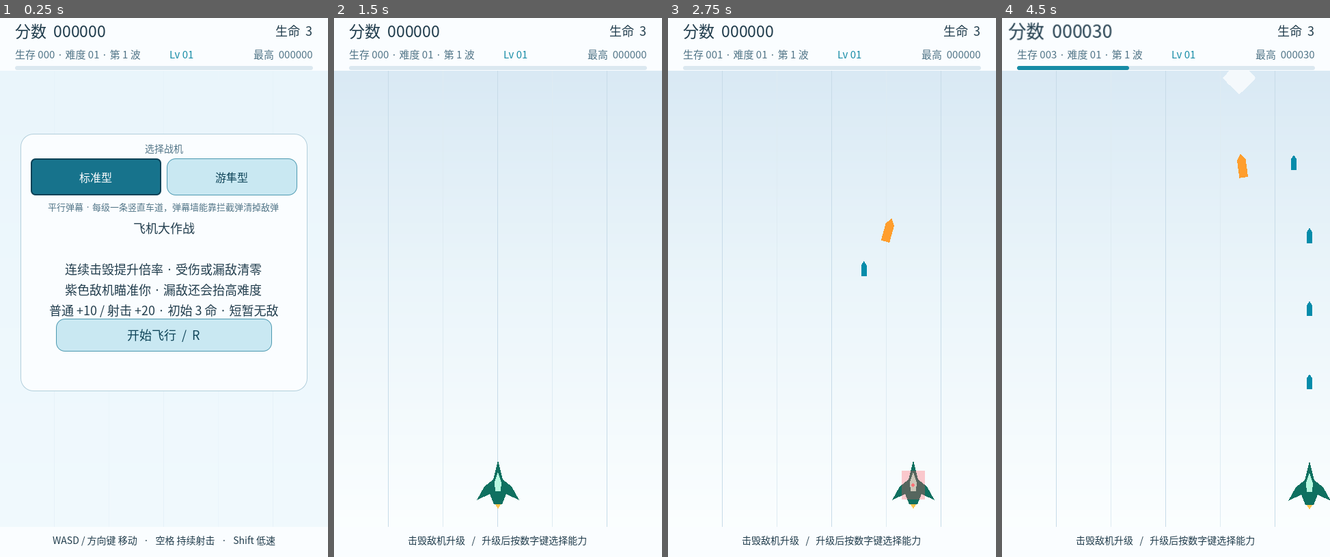
Above: before the commit, frames 1-4 (left to right).
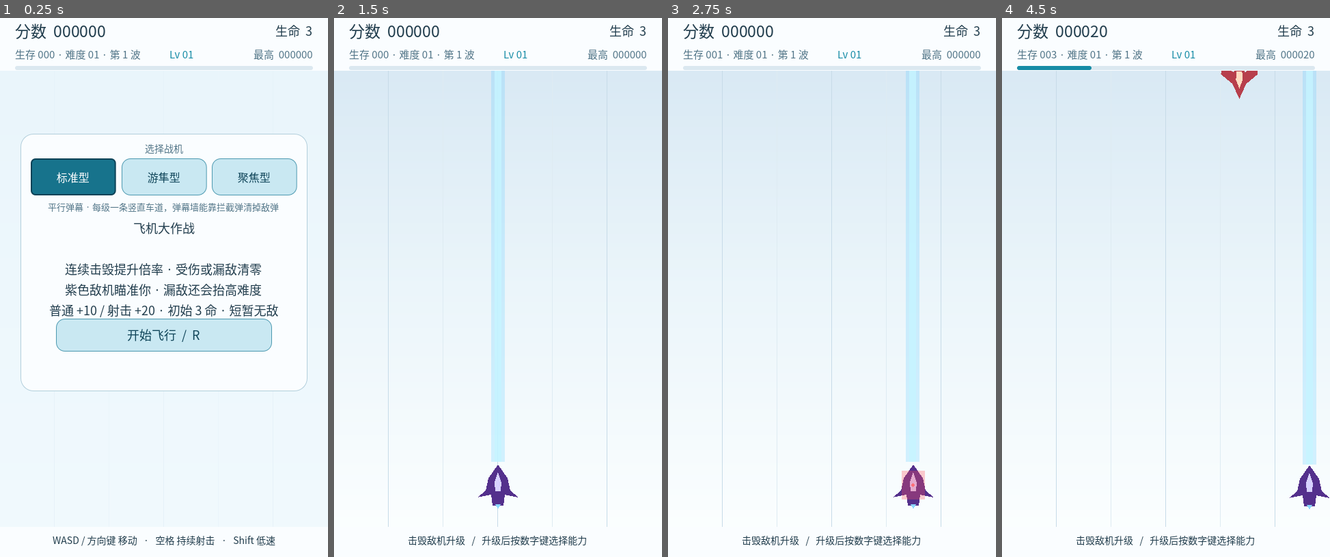
Above: after the commit, the same moments.

Repository: ixx-long/PlaneBattle
Game: Godot game, scene res://scenes/Main.tscn
Two runs of this game, one before a commit and one after it. Both use one fixed random seed, a clock stepped at 60 frames per second and the inputs below.
Inputs (mouse positions are in pixels of both pictures, inside the frame that each line leads up to):
- Up to frame 1 (0.25 s): no input
- Up to frame 2 (1.5 s): click (589, 174) at 0.5 s, where only the run after the commit has a clickable "聚焦型"; click "开始飞行 / R" at 1.25 s
- Up to frame 3 (2.75 s): tap Enter at 2 s; move the mouse to (904, 255) at 2.02 s; hold D (move_right) from 2.03 s (still down); hold Shift (focus) from 2.03 s (still down); click (904, 255) at 2.17 s; tap Space (shoot) at 2.3 s
- Up to frame 4 (4.5 s): move the mouse to (1100, 309) at 2.77 s; release D (move_right) at 2.78 s; release Shift (focus) at 2.78 s; hold S (move_down) 2.78-3.53 s; tap Space (shoot) at 2.85 s; tap Shift (focus) at 3.05 s; move the mouse to (1198, 163) at 3.52 s; hold D (move_right) 3.53-4.28 s; hold Space (shoot) 3.53-4.28 s; tap 1 (choice_1) at 3.6 s; move the mouse to (1149, 395) at 4.27 s; hold W (move_up) from 4.28 s (still down); tap 2 (choice_2) at 4.35 s; click (1149, 395) at 4.42 s

The runs differ from the first frame. In frame 1, 1.7% of the frame differs, in the area x 17-91%, y 26-33%; in frame 2, 3.1%; in frame 3, 3.4%; in frame 4, 4.3%, in the area x 2-100%, y 0-92%.

Commit message:
第三台战机（聚焦型）贯穿光束 + 逐台量过的威胁基准
光束不是子弹：一条持续存在的竖直光柱，敌机一进柱就在下一次结算时被击毁（没有飞行时间），代价是每条只有 10 像素宽。它没有子弹，所以输出改由「车道数 ÷ 结算间隔」折算进 Boss 血量公式；车道偏移与子弹共用 _lane_offsets()，因此多发/侧翼炮在两台战机上含义一致。三种「死选项」分别被映射或挡掉：弹速强化→充能更快、拦截弹→光柱击落柱内敌弹、穿透弹→不再提供（带对照断言）。

修掉两个我自己引入、而断言全绿的缺陷：光柱是开局就在屏幕上的持续实体，而弹速强化/拦截弹是局中才拿到的，原先这两个值只在创建时写一次，升级之后屏幕上的光柱仍按旧节奏结算、仍不拦敌弹——玩家会认为升级没生效。现在两者每帧同步，断言改为针对「已经存在的那根光柱」。顺带把亮芯宽度改成等于真实判定宽度（原先只有一半，与判定不符）。

测试：光束 17 条回归断言（smoke 455/455）；VisualTest 增加贯穿光束截图，共九张；威胁基准三台全部达标（门槛 12 发/秒）：标准型 20.33、聚焦型 17.17、游隼型 13.67。

基准自身也修掉一处流程依赖：战机是写进存档的持久设置，威胁基准跑完会停在聚焦型，于是后跑的浸泡基准第一次报出「残留 Actors=11」——11 正好等于满配光柱条数，而光柱在 PLAYING 下会被 _sync_beams 重新建出来。两条基准现在都显式钉住标准型，并各带一条「量的是子弹系满配」的守卫断言。

文档、README 与交付物同步到三台战机（新增 5.9 节 Beam 场景、碰撞层表与排错表各补行、九张截图画廊）。七个验证模式全绿；交付 ZIP 在干净目录重新导入并跑通 455 项断言。

Diff:
--- /dev/null
+++ b/outputs/PlaneBattle/scenes/Beam.tscn
@@ -0,0 +1,25 @@
+[gd_scene load_steps=3 format=3]
+
+[ext_resource type="Script" path="res://scripts/Beam.gd" id="1"]
+
+[sub_resource type="RectangleShape2D" id="BeamShape"]
+size = Vector2(10, 200)
+
+[node name="Beam" type="Area2D"]
+collision_layer = 0
+collision_mask = 10
+script = ExtResource("1")
+
+[node name="Visual" type="Node2D" parent="."]
+
+[node name="Glow" type="Polygon2D" parent="Visual"]
+polygon = PackedVector2Array(-10, -200, 10, -200, 10, 0, -10, 0)
+color = Color(0.3, 0.78, 1, 0.22)
+
+[node name="Core" type="Polygon2D" parent="Visual"]
+polygon = PackedVector2Array(-5, -200, 5, -200, 5, 0, -5, 0)
+color = Color(0.78, 0.96, 1, 0.85)
+
+[node name="CollisionShape2D" type="CollisionShape2D" parent="."]
+position = Vector2(0, -100)
+shape = SubResource("BeamShape")
--- /dev/null
+++ b/outputs/PlaneBattle/scripts/Beam.gd
@@ -0,0 +1,77 @@
+extends Area2D
+## 聚焦型的光束：一条持续存在、竖直向上的致命光柱。
+##
+## 它**不是子弹**：没有飞行时间，敌机一进入这条竖线，就会在下一次结算时被击毁——
+## 这是它与标准型最本质的区别（标准型的子弹要飞 0.5~1 秒才到，敌机早就移开了）。
+## 代价是覆盖：每条光柱只有 `beam_width` 像素宽。
+##
+## 几何与伤害都从尺寸推导，视觉、碰撞、结算共用同一组数字，不会三处各写一份。
+
+## 伤害结算间隔。普通敌机 1 点血、一次结算即毁；对多血 Boss 它等价于
+## “每秒伤害 = 1 / tick_interval”，所以这个值会直接进 `Main.player_dps_proxy()`。
+@export var tick_interval: float = 0.08
+## 光柱宽度与长度（长度由 Main 按战斗区顶边算出，光柱不会伸到顶部信息栏后面）。
+@export var beam_width: float = 10.0
+@export var beam_length: float = 600.0
+## 是否拦截敌弹。与子弹的“拦截弹”是同一个能力在这台战机上的表现形式。
+@export var intercepts: bool = true
+
+var _cooldown: float = 0.0
+
+func _ready() -> void:
+	add_to_group("player_beam")
+	_apply_geometry()
+
+func refresh(new_width: float, new_length: float, new_interval: float, new_intercepts: bool) -> void:
+	# 每帧由 Main 送来的是**一整套运行参数**：尺寸、结算间隔、是否拦截。
+	#
+	# 结算间隔与拦截标志必须每帧同步，不能只在创建时设一次：玩家是**在局中**拿到
+	# “弹速强化 / 拦截弹”的，而光柱是开局就存在并一直存在的。只认创建时那份值的话，
+	# 升级之后屏幕上的光柱会继续按旧节奏结算、继续不拦敌弹——玩家会认为升级没生效。
+	# 这与“参数必须有唯一来源”是同一条纪律：值只有一处写，就不会分叉。
+	tick_interval = maxf(new_interval, 0.01)
+	intercepts = new_intercepts
+	# 尺寸只在真的变了才重建多边形与形状——
+	# 每帧重建碰撞形状会白白制造对象，也会在物理回调期间改动碰撞世界。
+	if is_equal_approx(new_width, beam_width) and is_equal_approx(new_length, beam_length):
+		return
+	beam_width = maxf(new_width, 1.0)
+	beam_length = maxf(new_length, 1.0)
+	_apply_geometry()
+
+func _apply_geometry() -> void:
+	# **亮芯的宽度就是真实判定宽度**（碰撞形状同样是 beam_width），外面那圈更宽的
+	# 半透明光是纯装饰。这条与 Player 的判定提示是同一条纪律：看得见的"实体"必须
+	# 等于真正会造成伤害的范围，否则玩家会照着一条错误的宽度去瞄。
+	var half_width: float = beam_width * 0.5
+	($Visual/Glow as Polygon2D).polygon = PackedVector2Array([
+		Vector2(-half_width * 2.0, -beam_length), Vector2(half_width * 2.0, -beam_length),
+		Vector2(half_width * 2.0, 0.0), Vector2(-half_width * 2.0, 0.0),
+	])
+	($Visual/Core as Polygon2D).polygon = PackedVector2Array([
+		Vector2(-half_width, -beam_length), Vector2(half_width, -beam_length),
+		Vector2(half_width, 0.0), Vector2(-half_width, 0.0),
+	])
+	var shape := RectangleShape2D.new()
+	shape.size = Vector2(beam_width, beam_length)
+	var collider: CollisionShape2D = $CollisionShape2D
+	collider.shape = shape
+	collider.position = Vector2(0.0, -beam_length * 0.5)
+
+func _physics_process(delta: float) -> void:
+	_cooldown -= delta
+	if _cooldown > 0.0:
+		return
+	_cooldown = maxf(tick_interval, 0.01)
+	_strike()
+
+func _strike() -> void:
+	# 轮询重叠而不是靠 area_entered：光柱是**持续存在**的，敌机可能一直待在柱内，
+	# 而 area_entered 只会在进入的那一刻触发一次。伤害本来就该按固定节奏结算。
+	for area in get_overlapping_areas():
+		if not is_instance_valid(area) or area.is_queued_for_deletion():
+			continue
+		if area.is_in_group("enemy") and area.has_method("take_hit"):
+			area.take_hit()
+		elif intercepts and area.is_in_group("enemy_bullet") and area.has_method("intercept"):
+			area.intercept()
--- a/outputs/PlaneBattle/scripts/Main.gd
+++ b/outputs/PlaneBattle/scripts/Main.gd
@@ -8,6 +8,7 @@
 const ENEMY_BULLET_SCENE: PackedScene = preload("res://scenes/EnemyBullet.tscn")
 const EXPLOSION_SCENE: PackedScene = preload("res://scenes/Explosion.tscn")
 const BOSS_SCENE: PackedScene = preload("res://scenes/Boss.tscn")
+const BEAM_SCENE: PackedScene = preload("res://scenes/Beam.tscn")
 ## 波次/难度参数表的脚本。项目约定不写 class_name，所以用 preload 拿脚本再 new()，
 ## 作为 .tres 漏配时的兜底——tuning 为 null 时整局会直接崩在第一次生成敌机上。
 const WAVE_TUNING_SCRIPT: GDScript = preload("res://scripts/WaveTuning.gd")
@@ -43,6 +44,8 @@
 const SETTINGS_MUSIC: String = "music_percent"
 const SETTINGS_SFX: String = "sfx_percent"
 const SETTINGS_SHIP: String = "ship"
+## 光束战机的持续音效间隔。射击键每秒触发 6 次以上，照搬会把背景音乐盖掉。
+const BEAM_HUM_INTERVAL: float = 0.45
 
 ## 升级时的基础选项数；“幸运补给”每层再多给 1 个。
 const BASE_OFFERS: int = 4
@@ -93,6 +96,9 @@
 		"seeker_speed_scale": 1.0,
 		"seeker_turn_rate": 0.0,
 		"seeker_lock_range": 0.0,
+		"beam": false,
+		"beam_width": 0.0,
+		"beam_tick_interval": 0.0,
 		"hull": [Vector2(0, -32), Vector2(10, -7), Vector2(27, 13), Vector2(27, 21), Vector2(8, 15),
 			Vector2(7, 28), Vector2(-7, 28), Vector2(-8, 15), Vector2(-27, 21), Vector2(-27, 13), Vector2(-10, -7)],
 		"hull_color": Color(0.04, 0.42, 0.55, 1),
@@ -120,11 +126,35 @@
 		"seeker_speed_scale": 0.7,
 		"seeker_turn_rate": 6.0,
 		"seeker_lock_range": 900.0,
+		"beam": false,
+		"beam_width": 0.0,
+		"beam_tick_interval": 0.0,
 		"hull": [Vector2(0, -36), Vector2(7, -8), Vector2(20, 2), Vector2(31, 22), Vector2(12, 13),
 			Vector2(6, 28), Vector2(-6, 28), Vector2(-12, 13), Vector2(-31, 22), Vector2(-20, 2), Vector2(-7, -8)],
 		"hull_color": Color(0.06, 0.44, 0.38, 1),
 		"cockpit_color": Color(0.72, 0.98, 0.88, 1),
 		"engine_color": Color(1, 0.78, 0.32, 1),
+	},
+	{
+		"id": "focus",
+		"name": "聚焦型",
+		"detail": "贯穿光束 · 出膛即中，敌机进入光柱就毁；代价是覆盖窄",
+		# 光束**不是子弹**：没有飞行时间，敌机一进入这条竖线就在下一次结算时被击毁。
+		# 代价是覆盖——每条光柱只有 beam_width 像素宽。
+		"beam": true,
+		# **beam_width 是这台战机的平衡支点**，改它必须重跑威胁基准：
+		# 光柱越宽，被瞬间清掉的敌机越多，敌方弹幕就越少。
+		"beam_width": 10.0,
+		"beam_tick_interval": 0.08,
+		"seeker_interval": 0.0,
+		"seeker_speed_scale": 1.0,
+		"seeker_turn_rate": 0.0,
+		"seeker_lock_range": 0.0,
+		"hull": [Vector2(0, -30), Vector2(14, -10), Vector2(18, 8), Vector2(30, 18), Vector2(10, 14),
+			Vector2(8, 30), Vector2(-8, 30), Vector2(-10, 14), Vector2(-30, 18), Vector2(-18, 8), Vector2(-14, -10)],
+		"hull_color": Color(0.33, 0.19, 0.55, 1),
+		"cockpit_color": Color(0.85, 0.82, 1, 1),
+		"engine_color": Color(0.55, 0.85, 1, 1),
 	},
 ]
 
@@ -250,6 +280,11 @@
 ## 追踪导弹的发射冷却。用累加器而不是 Timer：它的周期完全由当前战机的数据决定，
 ## 换战机时不必去 reschedule 一个节点，也不会在换局时留下未触发的回调。
 var _seeker_cooldown: float = 0.0
+## 光束战机的持续音效节奏计数（见 BEAM_HUM_INTERVAL）。
+var _beam_hum_left: float = 0.0
+## 当前战机在场上的光束。与 bullets 不同，光束是**常驻节点**而不是每次射击生成，
+## 所以 Main 持有一个数组、按车道数增减（见 _sync_beams）。
+var beams: Array[Area2D] = []
 
 func _ready() -> void:
 	# tuning 是 Resource 类型（项目约定不写 class_name，没法标成具体类型），所以
@@ -331,10 +366,14 @@
 	# “每秒能打出多少发”就是玩家当前的输出强度：本作所有敌机都是一发击毁，
 	# 所以伤害与弹幕密度完全等价，不需要另算伤害公式。
 	#
-	# 战机在这里**不需要额外折算**：追踪弹仍然是"每发子弹 × 每秒发数"，只是弹道会拐弯，
-	# 因此 Boss 血量自动就是对的。将来加光束这类"没有子弹"的武器时才必须在这里补一项，
-	# 否则 Boss 会按一个偏低的输出算血量、死得比 boss_target_seconds 快得多。
-	var per_shot: float = float(_bullet_count + _wing_pairs * 2)
+	# 追踪导弹**不需要额外折算**：它仍然是"每发子弹 × 每秒发数"，只是弹道会拐弯，
+	# 因此 Boss 血量自动就是对的。
+	#
+	# 光束**必须**在这里折算，否则 Boss 会按一个偏低的输出算血量、死得比
+	# boss_target_seconds 快得多：它没有子弹，输出 = 光柱条数 × 每秒结算次数。
+	if ship_uses_beam():
+		return float(lane_count()) / maxf(beam_tick_interval(), 0.01)
+	var per_shot: float = float(lane_count())
 	return per_shot / maxf(player.shoot_cooldown, 0.01)
 
 func current_ship() -> Dictionary:
@@ -354,6 +393,69 @@
 
 func ship_has_seekers() -> bool:
 	return float(current_ship().get("seeker_interval", 0.0)) > 0.0
+
+func ship_uses_beam() -> bool:
+	return bool(current_ship().get("beam", false))
+
+func beam_tick_interval() -> float:
+	# “弹速强化”在光束战机上映射为**充能更快**：缩短结算间隔 = 提高每秒伤害
+	# （普通敌机一次结算即毁，所以只有对 Boss 才有意义）。这样它在这台战机上仍是
+	# 一个有效选项，而不是一个选了没变化的死选项。
+	return maxf(
+		0.03,
+		float(current_ship().get("beam_tick_interval", 0.08)) - 0.008 * float(_stacks_of("velocity"))
+	)
+
+func lane_count() -> int:
+	# 车道数：子弹与光束共用同一个口径，所以两台战机的“多发/侧翼炮”含义完全一致。
+	return _bullet_count + _wing_pairs * 2
+
+func _lane_offsets() -> Array[float]:
+	# 车道水平偏移的**唯一来源**：子弹与光束都从这里取，避免两处各写一份然后悄悄分叉。
+	# _bullet_count 为 1 且没有侧翼炮时偏移为 0，与最早的单发行为完全一致。
+	var offsets: Array[float] = []
+	var center: float = float(_bullet_count - 1) * 0.5
+	for index in range(_bullet_count):
+		offsets.append((float(index) - center) * bullet_spacing)
+	var outermost: float = center * bullet_spacing
+	for pair in range(_wing_pairs):
+		var gap: float = outermost + wing_spacing * float(pair + 1)
+		offsets.append(-gap)
+		offsets.append(gap)
+	offsets.sort()
+	return offsets
+
+func _sync_beams() -> void:
+	# 光束的条数与水平位置**照抄子弹车道的算法**，这样两台战机的升级含义一致，
+	# 平衡对比也干净：差别只在“瞬间命中”与“覆盖宽窄”，而不在车道布局。
+	var wanted: int = lane_count() if (ship_uses_beam() and state == GameState.PLAYING) else 0
+	while beams.size() > wanted:
+		var extra = beams.pop_back()
+		if is_instance_valid(extra):
+			extra.queue_free()
+	var width_now: float = float(current_ship().get("beam_width", 10.0))
+	while beams.size() < wanted:
+		var beam = BEAM_SCENE.instantiate()
+		# 只预置宽度：_ready() 会立刻用它建出多边形与碰撞形状，预置晚了第一帧形状就是错的。
+		# 结算间隔与拦截标志不在这里写，交给下面统一的 refresh——同一个参数两处各写一份
+		# 正是“只对新光柱生效”那类 bug 的温床。
+		beam.beam_width = width_now
+		actors.add_child(beam)
+		beams.append(beam)
+	if beams.is_empty():
+		return
+	var offsets_now: Array[float] = _lane_offsets()
+	var muzzle_y: float = player.global_position.y - 34.0
+	var length_now: float = maxf(muzzle_y - play_area_top, 1.0)
+	var interval_now: float = beam_tick_interval()
+	for index in range(beams.size()):
+		var beam = beams[index]
+		if not is_instance_valid(beam):
+			continue
+		beam.global_position = Vector2(player.global_position.x + offsets_now[index], muzzle_y)
+		# 尺寸、结算间隔、拦截标志都在这里同步：玩家是在**局中**拿到“弹速强化 / 拦截弹”的，
+		# 屏幕上的光柱必须立刻换节奏、立刻开始拦敌弹，否则升级看起来没生效。
+		beam.refresh(width_now, length_now, interval_now, _bullet_intercepts)
 
 func set_ship(id: String) -> bool:
 	# 返回是否真的换成了：存档与测试都需要知道"这个 id 认不认"。
@@ -473,6 +575,7 @@
 		return
 	_update_target_marker()
 	_update_seeker_launcher(delta)
+	_sync_beams()
 
 func _unhandled_input(event: InputEvent) -> void:
 	if event.is_action_pressed("restart") and not event.is_echo():
@@ -860,6 +963,15 @@
 	burst.global_position = at
 
 func _on_player_shoot_requested(origin: Vector2) -> void:
+	if ship_uses_beam():
+		# 光束战机不生成子弹：输出由持续存在的光柱承担（见 _sync_beams）。
+		# 音效按低得多的节奏播放——射击键每秒触发 6 次以上，照搬会把背景音乐盖掉，
+		# 而"持续光束"本来也不该是一串短促的点射声。
+		_beam_hum_left -= 1.0 / maxf(player.shoot_cooldown, 0.01)
+		if _beam_hum_left <= 0.0:
+			_beam_hum_left = BEAM_HUM_INTERVAL
+			_play_sfx(SFX_SHOOT)
+		return
 	# 音效在请求处就播，跟子弹一样延迟生成会让声音比画面晚一拍。
 	_play_sfx(SFX_SHOOT)
 	# 统一延迟添加物理对象，规避 flushing queries 时更改碰撞世界。
@@ -868,16 +980,9 @@
 func _create_player_bullet(origin: Vector2, ticket: int) -> void:
 	if state != GameState.PLAYING or ticket != run_id:
 		return
-	# 主射：全部竖直向上，只按水平间距排成平行弹道；_bullet_count 为 1 时偏移为 0，与单发完全一致。
-	var center: float = float(_bullet_count - 1) * 0.5
-	for index in range(_bullet_count):
-		_spawn_player_bullet(origin + Vector2((float(index) - center) * bullet_spacing, 0.0))
-	# 侧翼炮：接着主弹幕的最外侧继续向外排，因此任何层数组合都是一条互不重叠的平行弹幕。
-	var outermost: float = center * bullet_spacing
-	for pair in range(_wing_pairs):
-		var gap: float = outermost + wing_spacing * float(pair + 1)
-		_spawn_player_bullet(origin + Vector2(-gap, 0.0))
-		_spawn_player_bullet(origin + Vector2(gap, 0.0))
+	# 车道偏移取自 _lane_offsets()：光束用的是同一份，两台战机的车道布局因此逐值一致。
+	for offset in _lane_offsets():
+		_spawn_player_bullet(origin + Vector2(offset, 0.0))
 
 func _spawn_player_bullet(at: Vector2) -> void:
 	var bullet = PLAYER_BULLET_SCENE.instantiate()
@@ -889,7 +994,6 @@
 	# （见 _spawn_seeker）。把追踪做进主弹幕会让满配每秒 13.5 次射击全部命中，
 	# 敌方弹幕会被打到 0。
 	bullet.homing = false
-	bullet.speed = _bullet_speed
 	# direction 保持默认的正上方，弹道竖直，所以图形旋转量恒为 0。
 	# 弹体增幅：直接缩放节点，碰撞形状与图形一起变大，因此“更好命中”是真的生效。
 	bullet.scale = Vector2.ONE * _bullet_scale
@@ -916,9 +1020,11 @@
 		if entity.has_method("deactivate"):
 			entity.deactivate()
 		entity.queue_free()
-	# Boss 也在 actors 里、会被上面一并释放，这里同步丢掉引用，
-	# 免得后续 is_instance_valid(boss) 之外的地方还拿着一个即将失效的对象。
+	# Boss 与光束都在 actors 里、会被上面一并释放，这里同步丢掉引用，
+	# 免得后续还拿着一个即将失效的对象（光束数组尤其要注意：长度不归零的话，
+	# 下一局 _sync_beams 会以为光束还在、只去更新已经释放的节点）。
 	boss = null
+	beams.clear()
 
 func _refresh_hud() -> void:
 	# HUD 只负责显示，数值一律由 Main 计算后传入；集中一处刷新，避免漏改某个调用点。
@@ -997,6 +1103,10 @@
 		return false
 	# 生命已满时补给不产生任何效果，不能再占一个选项位。上限本身可被“机体强化”抬高。
 	if (id == "repair" or id == "vitality") and lives >= max_lives:
+		return false
+	# 穿透弹对光束没有意义：光柱本来就穿透整列敌人，叠了不会有任何变化。
+	# 与其给出一个“选了没效果”的选项，不如不提供——这正是 is_upgrade_offered 存在的理由。
+	if id == "pierce" and ship_uses_beam():
 		return false
 	return true
 
--- a/outputs/PlaneBattle/tests/SmokeTest.gd
+++ b/outputs/PlaneBattle/tests/SmokeTest.gd
@@ -476,7 +476,102 @@
 		"标准型会释放目标指示器（没有东西需要它）"
 	)
 	await clear_arena()
-	# 这一段里的敌机是夹具（为了让指示器有目标、也为了腾地方），但它们走的是真实的
+
+	# --- 聚焦型的光束 ---
+	# 光束**不是子弹**：它是一条持续存在的竖直致命光柱，敌机一进入就在下一次结算时
+	# 被击毁（没有飞行时间）。代价是覆盖窄，所以它反而比标准型更"有威胁"。
+	game.set_ship("focus")
+	check(game.ship_uses_beam(), "聚焦型使用光束")
+	game._physics_process(0.016)
+	check(
+		game.beams.size() == game.lane_count(),
+		"光束条数等于车道数（多发与侧翼炮在这台战机上含义不变）"
+	)
+	game.player.position = Vector2(240, 650)
+	game._physics_process(0.016)
+	var lane_offsets: Array[float] = game._lane_offsets()
+	var beams_placed := true
+	for index in range(game.beams.size()):
+		var beam_node = game.beams[index]
+		if not is_equal_approx(beam_node.global_position.x, 240.0 + lane_offsets[index]):
+			beams_placed = false
+	check(beams_placed, "光束按车道偏移排开，并且跟随玩家")
+	var beam_top: float = game.beams[0].global_position.y - game.beams[0].beam_length
+	check(
+		is_equal_approx(beam_top, game.play_area_top),
+		"光束上端止于战斗区顶边（不会伸到信息栏后面去杀还没露头的敌机）"
+	)
+	# 看得见的"实体"必须等于真正会造成伤害的范围：亮芯宽度 = 碰撞形状宽度 = beam_width。
+	# 与 Player 的判定提示是同一条纪律——一个与真实判定不符的提示比没有提示更糟。
+	var core: Polygon2D = game.beams[0].get_node("Visual/Core")
+	var core_width: float = absf(core.polygon[1].x - core.polygon[0].x)
+	var shape_width: float = (game.beams[0].get_node("CollisionShape2D") as CollisionShape2D).shape.size.x
+	check(
+		is_equal_approx(core_width, game.beams[0].beam_width)
+		and is_equal_approx(shape_width, game.beams[0].beam_width),
+		"光柱亮芯的宽度等于真实判定宽度（不画一条比判定更宽或更窄的假光柱）"
+	)
+	# 瞬间命中：放进光柱的敌机会被击毁，不需要等子弹飞过去。
+	# 用光柱**实测**的横坐标而不是我设定的 240：断言依赖的应该是“敌机在不在柱子里”，
+	# 而不是“我以为玩家站在哪”。
+	var beam_x: float = game.beams[0].global_position.x
+	var in_beam = make_enemy(Vector2(beam_x, 300))
+	await settle(12)
+	check(not is_instance_valid(in_beam), "敌机进入光柱后被击毁（没有飞行时间）")
+	# 代价：光柱之外的敌机完全不受影响。
+	var outside_x: float = beam_x + 190.0 if beam_x + 190.0 <= 440.0 else beam_x - 190.0
+	var out_of_beam = make_enemy(Vector2(outside_x, 300))
+	await settle(12)
+	check(is_instance_valid(out_of_beam), "光柱之外的敌机不受影响（覆盖窄就是这台战机的代价）")
+	# 敌弹在光柱里会被清掉——这是"拦截弹"在这台战机上的表现形式。
+	# 拦截弹要在**光柱已经存在之后**拿到：光柱是从开局一直存在的，参数不会自己回头同步。
+	game.xp = 0
+	force_choose("interceptor")
+	game._physics_process(0.016)
+	check(game.beams[0].intercepts, "局中拿到拦截弹后，已存在的光柱立刻开始拦敌弹")
+	var beam_blocked = make_enemy_bullet(Vector2(beam_x, 300))
+	await settle(12)
+	check(not is_instance_valid(beam_blocked), "光柱会击落柱内的敌弹（拦截弹在这台战机上仍有效）")
+	# 光束战机不生成子弹。
+	game._on_player_shoot_requested(game.player.position)
+	await settle(3)
+	var beam_ship_bullets: int = 0
+	for entity in get_nodes_in_group("player_bullet"):
+		beam_ship_bullets += 1
+	check(beam_ship_bullets == 0, "光束战机不生成子弹（输出由光柱承担）")
+	# 弹速强化映射为“充能更快”：缩短结算间隔。没有映射的话它在这台战机上就是死选项。
+	var ship_base_tick: float = float(game.current_ship()["beam_tick_interval"])
+	var live_beam = game.beams[0]
+	var tick_before: float = live_beam.tick_interval
+	game.xp = 0
+	force_choose("velocity")
+	game._physics_process(0.016)
+	check(
+		game.beam_tick_interval() < ship_base_tick,
+		"弹速强化在光束战机上缩短结算间隔（充能更快），不是死选项"
+	)
+	check(
+		live_beam.tick_interval < tick_before,
+		"局中拿到弹速强化后，已存在的光柱立刻换到新节奏（不是只对新光柱生效）"
+	)
+	check(game.beam_tick_interval() >= 0.03, "结算间隔有下限，堆再多也不会变成 0")
+	# 每秒伤害必须按光柱口径折算进 Boss 血量公式，否则 Boss 会按一个偏低的输出算血量、
+	# 死得比 boss_target_seconds 快得多。
+	check(
+		is_equal_approx(game.player_dps_proxy(), float(game.lane_count()) / game.beam_tick_interval()),
+		"光束的每秒伤害按“光柱条数 × 每秒结算次数”折算，Boss 血量才不会算低"
+	)
+	# 穿透弹则确实没有意义：光柱本来就穿透整列敌人。**不提供**胜过提供一个选了没变化的。
+	check(not game.is_upgrade_offered("pierce"), "穿透弹对光束是死选项，因此不提供")
+	# 换回非光束战机后光柱必须消失。
+	check(not game.beams.is_empty(), "（前置）此时光柱确实存在，下面的清空断言才有意义")
+	game.set_ship("parallel")
+	game._physics_process(0.016)
+	check(game.beams.is_empty(), "换回标准型后光柱消失")
+	check(game.is_upgrade_offered("pierce"), "（对照）标准型仍然提供穿透弹")
+	await clear_arena()
+
+	# 前面那些敌机是夹具（为了让指示器有目标、也为了腾地方），但它们走的是真实的
 	# 击毁路径、会加分。后面的计分断言要的是干净起点，所以这里显式复位——
 	# 与"连击会累积得分倍率，夹具测试前必须清零"是同一类隔离。
 	game.score = 0
--- a/outputs/PlaneBattle/tests/SoakTest.gd
+++ b/outputs/PlaneBattle/tests/SoakTest.gd
@@ -74,6 +74,13 @@
 	await settle(2)
 	game.start_game()
 	game.enemy_timer.stop()
+	# **必须显式钉住战机**：战机的选择是写进 `user://save.cfg` 的持久设置，而上一条基准
+	# （威胁基准）会把三台战机都跑一遍、最后停在聚焦型。不钉住就会出两个问题：
+	#   ① 量到的是"上一次测试留下的那一台"，两条基准的先后顺序会悄悄改变结论；
+	#   ② **光束战机的残留永远不会归零**——光柱是持续存在的武器本身，只要 state 还在
+	#      PLAYING，`_sync_beams()` 下一帧就会把它重新建出来。第一版就是这么失败的：
+	#      残留 Actors=11，正好等于满配的光柱条数，而 `_clear_entities()` 明明是干净的。
+	game.set_ship("parallel")
 	_stack_upgrades(game)
 	# 与压力基准同样的三条前提：玩家不动、不会死、不会被升级抉择打断。
 	game.player.position = Vector2(240, 640)
@@ -138,12 +145,16 @@
 		late_peak = maxi(late_peak, actor_peaks[index])
 
 	print(
-		"SOAK: 时长=%.0fs 前半帧=%.2fms 后半帧=%.2fms 早期实体峰值=%d 后期实体峰值=%d 清场步数=%d 残留Actors=%d 对象净增=%d"
+		"SOAK: 时长=%.0fs 前半帧=%.2fms 后半帧=%.2fms 早期实体峰值=%d 后期实体峰值=%d 清场步数=%d 残留Actors=%d 对象净增=%d 战机=%s"
 		% [SOAK_SECONDS, first_half_frame, second_half_frame,
-			early_peak, late_peak, drain_steps, residual_actors, object_growth]
+			early_peak, late_peak, drain_steps, residual_actors, object_growth,
+			game.current_ship()["name"]]
 	)
 
 	check(first_half_frame > 0.0 and second_half_frame > 0.0, "前后半段都取到了有效的帧时间样本")
+	# 这条守的是"量错了对象"：战机是持久设置，一旦被上一条基准改成聚焦型，这条基准量的
+	# 就是一台没有子弹的战机，"最坏情况"与"残留必须为 0"两条结论会同时失真。
+	check(not game.ship_uses_beam(), "基准量的是子弹系满配（对象周转最快的一台，即最坏情况）")
 	check(
 		second_half_frame <= first_half_frame * FRAME_DRIFT_TOLERANCE,
 		"后半段帧时间没有随时间退化（%.2fms → %.2fms）" % [first_half_frame, second_half_frame]
--- a/outputs/PlaneBattle/tests/StressTest.gd
+++ b/outputs/PlaneBattle/tests/StressTest.gd
@@ -62,6 +62,11 @@
 	await physics_frame
 	game.start_game()
 	game.enemy_timer.stop()
+	# **必须显式钉住战机**。战机的选择是写进 `user://save.cfg` 的持久设置，而威胁基准会把
+	# 三台战机都跑一遍、最后停在聚焦型；不钉住的话，这条基准量的就是“上一次测试留下的
+	# 那一台”，而且流程里两条基准的先后顺序会悄悄改变结论。子弹系是对象周转最快的一台
+	# （满配每秒 148 发 instantiate/free），所以最坏情况取它。
+	game.set_ship("parallel")
 	_stack_upgrades(game)
 	game.player.position = Vector2(240, 640)
 	# 关掉经验：击毁敌机会累积经验并触发升级抉择，而升级会把整局暂停——
@@ -127,17 +132,20 @@
 	var object_growth: int = int(Performance.get_monitor(Performance.OBJECT_COUNT)) - baseline_objects
 
 	print(
-		"STRESS: 弹幕=%d发/次 冷却=%.3fs 理论=%.0f发/秒 峰值子弹=%d 峰值Actors=%d 平均帧=%.2fms 帧p99=%.2fms 清场步数=%d 残留Actors=%d 对象净增=%d"
+		"STRESS: 弹幕=%d发/次 冷却=%.3fs 理论=%.0f发/秒 峰值子弹=%d 峰值Actors=%d 平均帧=%.2fms 帧p99=%.2fms 清场步数=%d 残留Actors=%d 对象净增=%d 战机=%s"
 		% [
 			bullets_per_shot, shot_interval, float(bullets_per_shot) / maxf(shot_interval, 0.001),
 			peak_bullets, peak_actors, sum_frame_ms / float(steps), p99_frame_ms,
-			drain_steps, residual_actors, object_growth
+			drain_steps, residual_actors, object_growth, game.current_ship()["name"]
 		]
 	)
 
 	check(peak_bullets > 0 and peak_bullets <= PEAK_BULLET_CAP, "峰值并发子弹在预算之内")
 	check(peak_actors <= PEAK_ACTOR_CAP, "峰值 Actors 子节点数在预算之内")
 	check(residual_actors == 0, "停火后所有实体都被释放，没有越打越积")
+	# 与浸泡基准同一条守卫：战机是持久设置，被上一条基准改掉之后，这条基准量的就不再是
+	# "满配子弹系"这台最坏情况，而日志里的数字看起来毫无异样。
+	check(not game.ship_uses_beam(), "基准量的是子弹系满配（对象周转最快的一台，即最坏情况）")
 
 	# 退出前必须把音频停干净并放开流引用。start_game() 会放背景音乐，
 	# 若播放器还握着 AudioStream，Godot 退出时会偶发
--- a/outputs/PlaneBattle/tests/VisualTest.gd
+++ b/outputs/PlaneBattle/tests/VisualTest.gd
@@ -105,6 +105,26 @@
 	game._clear_entities()
 	await create_timer(0.2).timeout
 
+	# 贯穿光束：切到聚焦型，并给两条车道（等于“火力增援”拿了一级），好让光柱的
+	# **平行车道**关系在图上看得明白：车道间距 14 像素、光柱判定宽 10 像素，所以两条
+	# 光柱之间只留一道窄缝——图与这句话必须对得上，不能画出一条比判定更宽的光带。
+	# **这张的存在理由与追踪导弹那张完全相同**：光束是这台战机唯一的核心视觉标识，
+	# 一旦宽度、渲染层级或几何算错，平衡数字照样全绿，只有真人看得出“东西没画出来”。
+	game.set_ship("focus")
+	game._bullet_count = 2
+	# 敌机刻意摆在两条光柱**之外**：光柱覆盖窄正是这台战机的代价，图上要能看出来。
+	for spot in [Vector2(110, 235), Vector2(375, 320)]:
+		var flanking = load("res://scenes/Enemy.tscn").instantiate()
+		flanking.position = spot
+		flanking.speed = 0.0
+		game.actors.add_child(flanking)
+	await create_timer(0.3).timeout
+	await capture("res://../beam-preview.png")
+	game._bullet_count = 1
+	game.set_ship("parallel")
+	game._clear_entities()
+	await create_timer(0.2).timeout
+
 	# Boss 战：走真实登场路径，并手动把它推到位，好让截图里能看清机体与顶部血条。
 	game.boss_pending = true
 	game._on_enemy_timer_timeout()
Not shown, added: outputs/PlaneBattle/scripts/Beam.gd.uid
Not shown, added: screenshots/beam.png
Not shown, changed: screenshots/boss.png
Not shown, changed: screenshots/effects.png
Not shown, changed: screenshots/gameover.png
Not shown, changed: screenshots/levelup.png
Not shown, changed: screenshots/start.png
